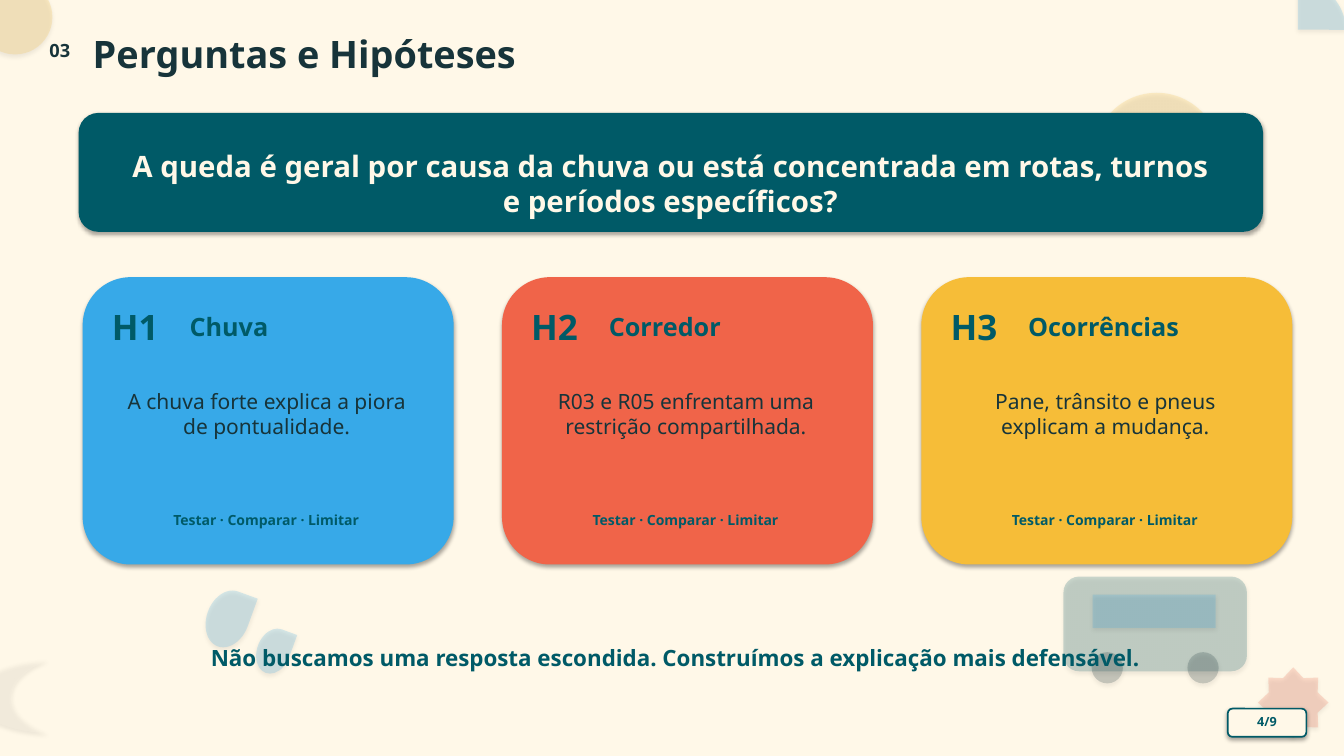
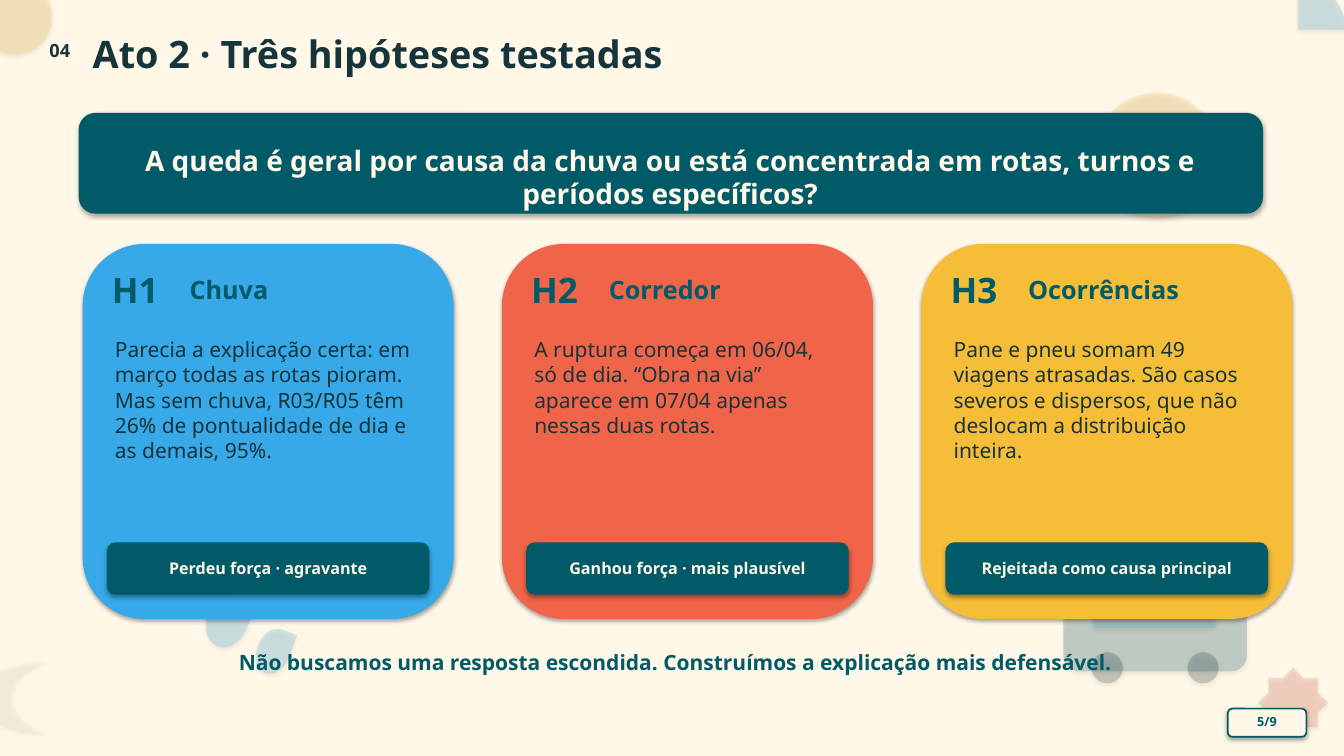
Before and after one commit to JulianaBallin/TransitTrace, a slide deck: slide 5 of docs/apresentacao/apresentacao_rota_em_dia.pptx (slide 4 before the commit). Drawn at 1344x756 pixels with LibreOffice and Linux fonts; fonts in the diff are those of the drawing. Boxes give left, top, right and bottom in pixels: in the first picture for what was removed or moved away, otherwise in the second. Text is boxed around its words. In the diff, an @@ line names an element or a change of style, - is before the commit and + after.

```diff
--- a/docs/apresentacao/apresentacao_rota_em_dia.pptx
+++ b/docs/apresentacao/apresentacao_rota_em_dia.pptx
@@ text at (49,43,70,57): text changed @@
-03
+04
@@ text at (93,39,662,77): text changed @@
-Perguntas e Hipóteses
+Ato 2 · Três hipóteses testadas
@@ rounded rectangle: place and size @@
-rounded rectangle at (79,113,1263,232)
+rounded rectangle at (79,113,1263,214)
@@ text "A queda é geral por ..." at (145,149,1195,211): size 21 to 20 pt @@
@@ rounded rectangle: place and size @@
-rounded rectangle at (83,277,454,565)
+rounded rectangle at (83,244,454,619)
@@ rounded rectangle: place and size @@
-rounded rectangle at (502,277,873,565)
+rounded rectangle at (502,244,873,619)
@@ rounded rectangle: place and size @@
-rounded rectangle at (922,277,1293,565)
+rounded rectangle at (922,244,1293,619)
@@ 3 texts: place and size @@
-3 texts at (112,314,998,341)
+3 texts at (112,277,998,304)
@@ 3 texts: place and size @@
-3 texts at (190,316,1179,337)
+3 texts at (190,279,1179,300)
@@ text at (115,341,409,461): text changed @@
-A chuva forte explica a piora de pontualidade.
+Parecia a explicação certa: em março todas as rotas pioram. Mas sem chuva, R03/R05 têm 26% de pontualidade de dia e as demais, 95%.
@@ text at (534,342,813,434): text changed; size 10 to 15 pt; text colour #005A67 to #17343A; bold off @@
-Testar · Comparar · Limitar
+A ruptura começa em 06/04, só de dia. “Obra na via” aparece em 07/04 apenas nessas duas rotas.
@@ text added at (954,342,1238,459), 15 pt, text #17343A @@
+Pane e pneu somam 49 viagens atrasadas. São casos severos e dispersos, que não deslocam a distribuição inteira.
@@ text removed at (558,393,814,439) @@
-R03 e R05 enfrentam uma restrição compartilhada.
@@ text removed at (995,393,1216,439) @@
-Pane, trânsito e pneus explicam a mudança.
@@ text removed at (173,514,359,529) @@
-Testar · Comparar · Limitar
@@ text removed at (1012,514,1198,529) @@
-Testar · Comparar · Limitar
@@ rounded rectangle added at (107,542,430,595), fill #005A67 @@
@@ text added at (169,561,367,578), 11.5 pt, text #FFF8E8, bold @@
+Perdeu força · agravante
@@ rounded rectangle added at (526,542,849,595), fill #005A67 @@
@@ text added at (569,561,805,578), 11.5 pt, text #FFF8E8, bold @@
+Ganhou força · mais plausível
@@ rounded rectangle added at (946,542,1268,595), fill #005A67 @@
@@ text added at (982,561,1232,578), 11.5 pt, text #FFF8E8, bold @@
+Rejeitada como causa principal
@@ text "Não buscamos uma resposta escondida. ..." at (239,650,1111,677): size 16 to 15 pt @@
@@ text at (1257,717,1277,726): text changed @@
-4/9
+5/9
```
Also in this commit, not shown: 4 other slides changed, 3 slides added, 3 slides removed, 9 other files.
